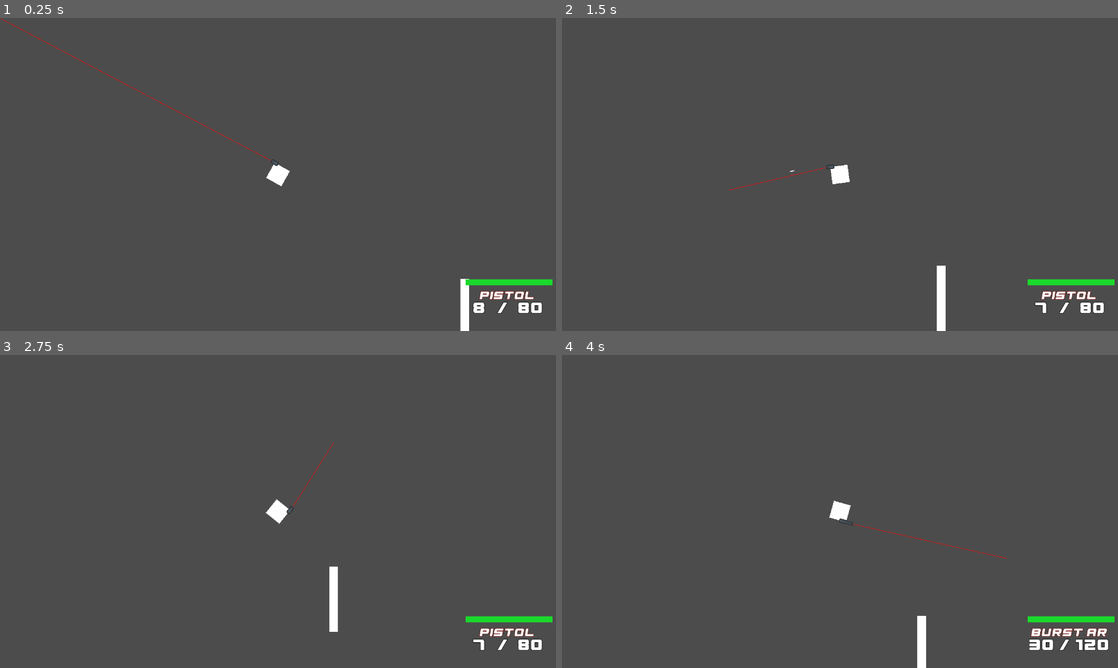
Above: before the commit, frames 1-4 (two rows, left to right).
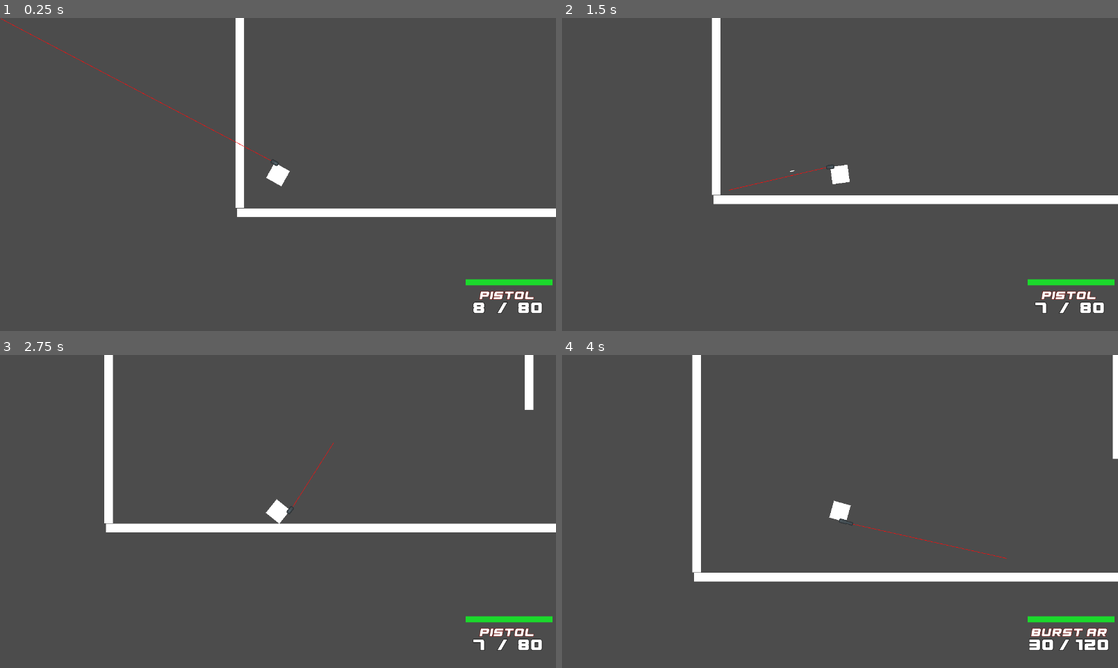
Above: after the commit, the same moments.

Repository: Eniiqz/CubeZ
Game: Godot game, scene res://World/World.tscn
Two runs of this game, one before a commit and one after it. Both use one fixed random seed, a clock stepped at 60 frames per second and the inputs below.
Inputs (mouse positions are in pixels of both pictures, inside the frame that each line leads up to):
- Up to frame 1 (0.25 s): no input
- Up to frame 2 (1.5 s): tap Enter at 0.5 s; move the mouse to (962, 158) at 0.52 s; hold D (move_right) 0.53-1.28 s; hold Shift (move_sprint) 0.53-1.28 s; move the mouse to (728, 190) at 1.27 s; hold S (move_down) from 1.28 s (still down); click (728, 190) at 1.35 s
- Up to frame 3 (2.75 s): move the mouse to (333, 442) at 2.02 s; release S (move_down) at 2.03 s; hold D (move_right) from 2.03 s (still down); tap 1 (weapon_slot_1) at 2.1 s
- Up to frame 4 (4 s): move the mouse to (812, 574) at 2.77 s; release D (move_right) at 2.78 s; hold W (move_up) 2.78-3.53 s; tap 2 (weapon_slot_2) at 2.85 s; move the mouse to (1006, 558) at 3.52 s; hold A (move_left) from 3.53 s (still down); hold 3 (weapon_slot_3) from 3.53 s (still down)

The runs differ from the first frame. In frame 1, 2.7% of the frame differs, in the area x 42-100%, y 0-100%; in frame 2, 3.4%; in frame 3, 3.8%; in frame 4, 3.9%, in the area x 23-100%, y 0-100%.

Commit message:
Fixed signal names and various bug fixes

Diff:
--- a/Player/Player.gd
+++ b/Player/Player.gd
@@ -41,7 +41,7 @@
 
 
 func dead():
-	GlobalSignal.emit_signal("on_death", self)
+	GlobalSignal.emit_signal("on_player_death", self)
 	queue_free()
 
 func set_health(new_health):
--- a/World/GlobalSignal.gd
+++ b/World/GlobalSignal.gd
@@ -8,4 +8,5 @@
 signal player_ready(player)
 
 signal health_changed(object, new_health)
-signal on_death(object)
+signal on_player_death(player)
+signal on_zombie_death(zombie)
--- a/World/World.gd
+++ b/World/World.gd
@@ -2,25 +2,35 @@
 
 const Player = preload("res://Player/Player.tscn")
 const Zombie = preload("res://Zombie/Zombie.tscn")
+
+onready var PlayerSpawnLocation = get_node("PlayerSpawnLocation")
 
 export (int) var current_round
 export (int) var zombies_left
 export (int) var zombies_in_round
 
 func _ready():
-	GlobalSignal.connect("on_death", self, "on_object_death")
+	GlobalSignal.connect("on_zombie_death", self, "on_zombie_death")
+	GlobalSignal.connect("on_player_death", self, "on_player_death")
 	current_round = 1
 	spawn_player()
 
 func calculate_zombies_in_round(desired_round: int) -> int:
 	var starting_num = 6
-	return starting_num * desired_round
+	if desired_round > 1:
+		return starting_num + starting_num * desired_round
+	else:
+		return starting_num
 
-func on_object_death(object):
+func on_zombie_death(object):
 	if object.is_in_group("Zombie"):
 		zombies_left -= 1
 		print(zombies_left)
 
+func on_player_death(player):
+	print(player.name, " has died.")
+
 func spawn_player():
 	var player = Player.instance()
 	add_child(player)
+	player.set_global_position(PlayerSpawnLocation.get_global_position())
--- a/World/World.tscn
+++ b/World/World.tscn
@@ -10,10 +10,57 @@
 [node name="Wall" parent="." groups=[
 "Environment",
 ] instance=ExtResource( 1 )]
-position = Vector2( 430.022, 314.885 )
+position = Vector2( 16, 352 )
 rotation = 1.5708
+scale = Vector2( 4.76, 1 )
+collision_layer = 4
+collision_mask = 7
+
+[node name="Wall5" parent="." groups=[
+"Environment",
+] instance=ExtResource( 1 )]
+position = Vector2( 984, 232 )
+rotation = 1.5708
+scale = Vector2( 2.88, 1 )
+collision_layer = 4
+collision_mask = 7
+
+[node name="Wall2" parent="." groups=[
+"Environment",
+] instance=ExtResource( 1 )]
+position = Vector2( 656, 16 )
+scale = Vector2( 8.4, 1 )
+collision_layer = 4
+collision_mask = 7
+
+[node name="Wall3" parent="." groups=[
+"Environment",
+] instance=ExtResource( 1 )]
+position = Vector2( 1272, 368 )
+rotation = 1.5708
+scale = Vector2( 4.76, 1 )
+collision_layer = 4
+collision_mask = 7
+
+[node name="Wall4" parent="." groups=[
+"Environment",
+] instance=ExtResource( 1 )]
+position = Vector2( 640, 720 )
+scale = Vector2( 8.4, 1 )
 collision_layer = 4
 collision_mask = 7
 
 [node name="ZombieSpawner" parent="." instance=ExtResource( 4 )]
 position = Vector2( 664.308, 62.2263 )
+
+[node name="ZombieSpawner2" parent="." instance=ExtResource( 4 )]
+position = Vector2( 120, 304 )
+
+[node name="ZombieSpawner3" parent="." instance=ExtResource( 4 )]
+position = Vector2( 232, 80 )
+
+[node name="ZombieSpawner4" parent="." instance=ExtResource( 4 )]
+position = Vector2( 768, 424 )
+
+[node name="PlayerSpawnLocation" type="Position2D" parent="."]
+position = Vector2( 104, 632 )
--- a/Zombie/Zombie.gd
+++ b/Zombie/Zombie.gd
@@ -1,6 +1,7 @@
 extends KinematicBody2D
 
 export onready var TargetedPlayer = null
+
 export var can_move = false
 export var can_look_at_player = false
 
@@ -11,13 +12,11 @@
 export var health  = 100 setget set_health, get_health
 var previous_health = health
 
-onready var ZombieArea = get_node("Area2D")
-
 func _ready():
-	GlobalSignal.connect("on_death", self, "on_object_death")
+	GlobalSignal.connect("on_player_death", self, "on_player_death")
 
 func dead():
-	GlobalSignal.emit_signal("on_death")
+	GlobalSignal.emit_signal("on_zombie_death", self)
 	queue_free()
 
 func set_health(new_health):
@@ -28,9 +27,9 @@
 func get_health():
 	return health
 
-func on_object_death(object):
-	if object == TargetedPlayer:
-		TargetedPlayer = search_for_player() or null
+func on_player_death(player):
+	if player == TargetedPlayer:
+		TargetedPlayer = null
 
 func on_health_update():
 	if health != previous_health:
@@ -40,7 +39,8 @@
 
 func search_for_player():
 	var player_distances = {}
-	print(get_tree().get_nodes_in_group("Player"))
+	if get_tree().get_nodes_in_group("Player").empty():
+		return null
 	for Player in get_tree().get_nodes_in_group("Player"):
 		player_distances[Player] = Player.get_global_position().distance_to(self.get_global_position())
 	var min_value = player_distances.values().min()
@@ -49,17 +49,16 @@
 		if value == min_value:
 			return Player
 
-
 func _physics_process(delta):
-	if not TargetedPlayer:
-		TargetedPlayer = search_for_player()
-	if TargetedPlayer != null:
-		look_at(TargetedPlayer.position)
+	if TargetedPlayer is KinematicBody2D:
 		var direction = (TargetedPlayer.get_global_position() - self.get_global_position()).normalized()
 		move_and_slide(speed * direction)
+		look_at(TargetedPlayer.get_global_position())
 		for i in get_slide_count():
 			var collision = get_slide_collision(i)
 			var collider = collision.collider
 			if collider.is_in_group("Player") and collider.PlayerHitCooldown.is_stopped():
 				collider.PlayerHitCooldown.start(collider.hit_cooldown)
 				collider.set_health(collider.health - damage)
+	else:
+		TargetedPlayer = search_for_player()
--- a/Zombie/Zombie.tscn
+++ b/Zombie/Zombie.tscn
@@ -7,9 +7,6 @@
 
 [sub_resource type="CubeMesh" id=2]
 size = Vector3( 40, 40, 40 )
-
-[sub_resource type="CircleShape2D" id=3]
-radius = 200.0
 
 [node name="Zombie" type="KinematicBody2D" groups=[
 "Zombie",
@@ -24,11 +21,3 @@
 [node name="MeshInstance2D" type="MeshInstance2D" parent="."]
 modulate = Color( 0.776471, 0.0666667, 0.0666667, 1 )
 mesh = SubResource( 2 )
-
-[node name="Area2D" type="Area2D" parent="."]
-
-[node name="CollisionShape2D" type="CollisionShape2D" parent="Area2D"]
-shape = SubResource( 3 )
-
-[connection signal="body_entered" from="Area2D" to="." method="_on_Area2D_body_entered"]
-[connection signal="body_exited" from="Area2D" to="." method="_on_Area2D_body_exited"]
--- a/Zombie/ZombieSpawner.gd
+++ b/Zombie/ZombieSpawner.gd
@@ -1,5 +1,4 @@
 extends Node2D
-class_name ZombieSpawner
 
 onready var SpawnTimer = get_node("SpawnTimer")
 
@@ -14,5 +13,6 @@
 func spawn_zombie():
 	get_parent().zombies_left += 1
 	var new_zombie = Zombie.instance()
+	new_zombie.global_position = global_position
 	get_parent().add_child(new_zombie)
 	print("spawned")
--- a/project.godot
+++ b/project.godot
@@ -23,17 +23,11 @@
 "class": "Weapon",
 "language": "GDScript",
 "path": "res://Weapons/Weapon.gd"
-}, {
-"base": "Node2D",
-"class": "ZombieSpawner",
-"language": "GDScript",
-"path": "res://Zombie/ZombieSpawner.gd"
 } ]
 _global_script_class_icons={
 "Bullet": "",
 "Player": "",
-"Weapon": "",
-"ZombieSpawner": ""
+"Weapon": ""
 }
 
 [application]
Not shown: 1 places in Zombie/Zombie.tscn that only renumber resources
